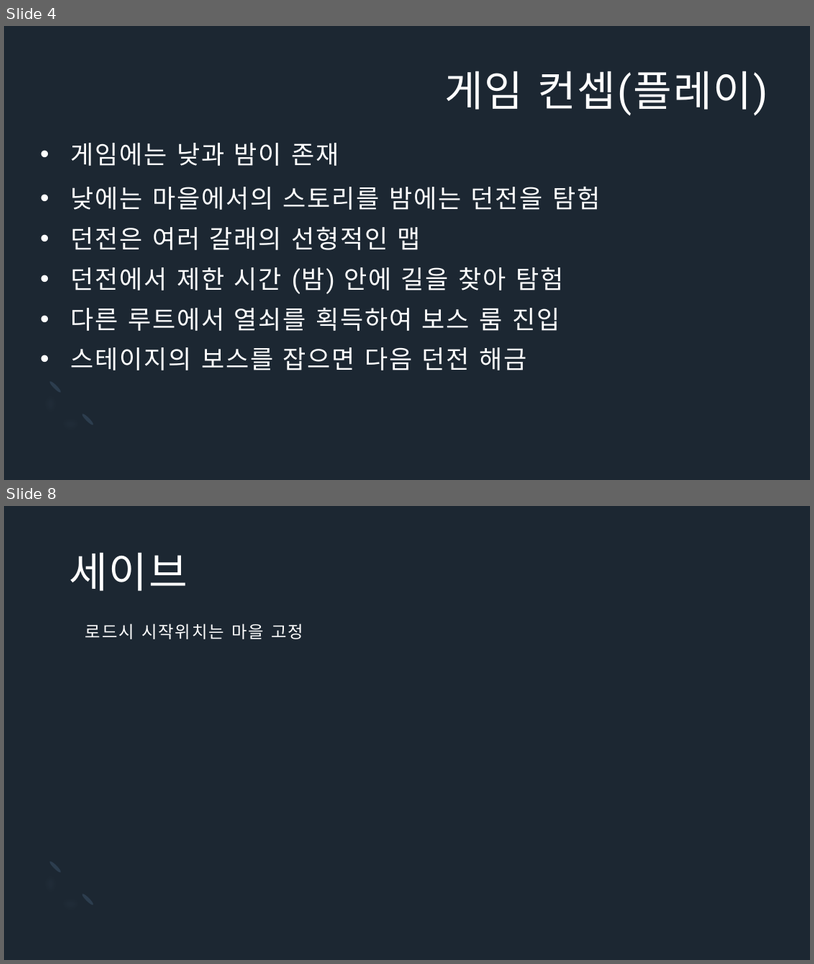
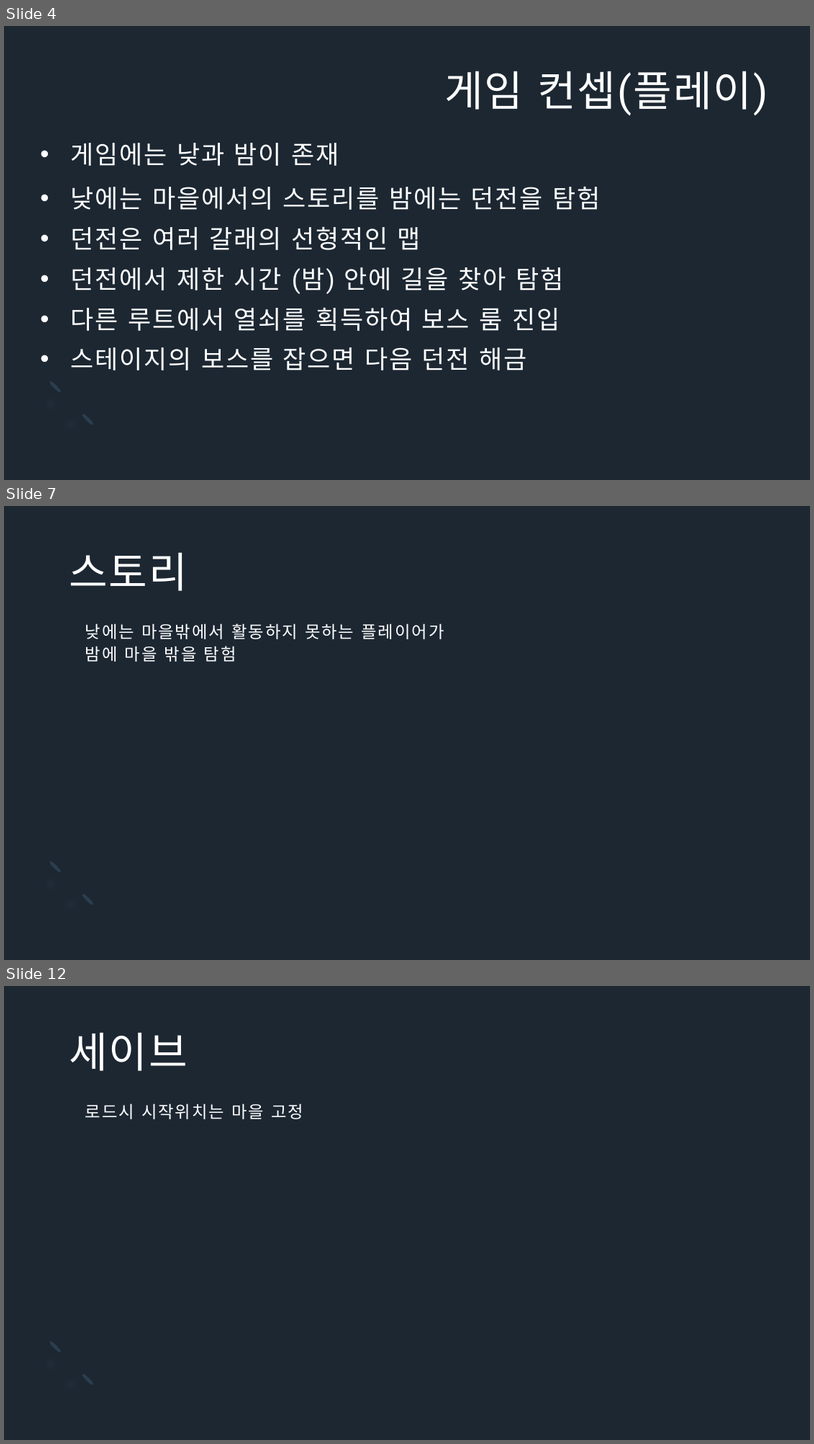
Before and after one commit to Icloy/2D_Roguelike, a slide deck: 기획서.pptx. Shown one above the other, each under a label of ours: slides 4 and 8 before the commit, slides 4, 7 and 12 after it; the slides between them are not shown. The pictures are 814x964 and 814x1444 pixels, drawn with LibreOffice and Linux fonts; fonts in the diff are those of the drawing. Boxes give left, top, right and bottom in pixels: in the first picture for what was removed or moved away, otherwise in the second. Text is boxed around its words. In the diff, an @@ line names an element or a change of style, - is before the commit and + after.

```diff
--- a/기획서.pptx
+++ b/기획서.pptx
@@ slide 7 added at box(4, 506, 810, 960), background #1C2732; not listed: 3 template elements that a slide beside it also shows @@
@@ text added at box(69, 552, 188, 591), 50 pt, text #FFFFFF @@
+스토리
@@ title added at box(85, 623, 445, 662), 20 pt, text #FFFFFF @@
+낮에는 마을밖에서 활동하지 못하는 플레이어가
+밤에 마을 밖을 탐험
@@ what was slide 8 is now slide 12 @@
```
Also in this commit, not shown: 5 slides changed, 5 other slides added, 1 other file.
